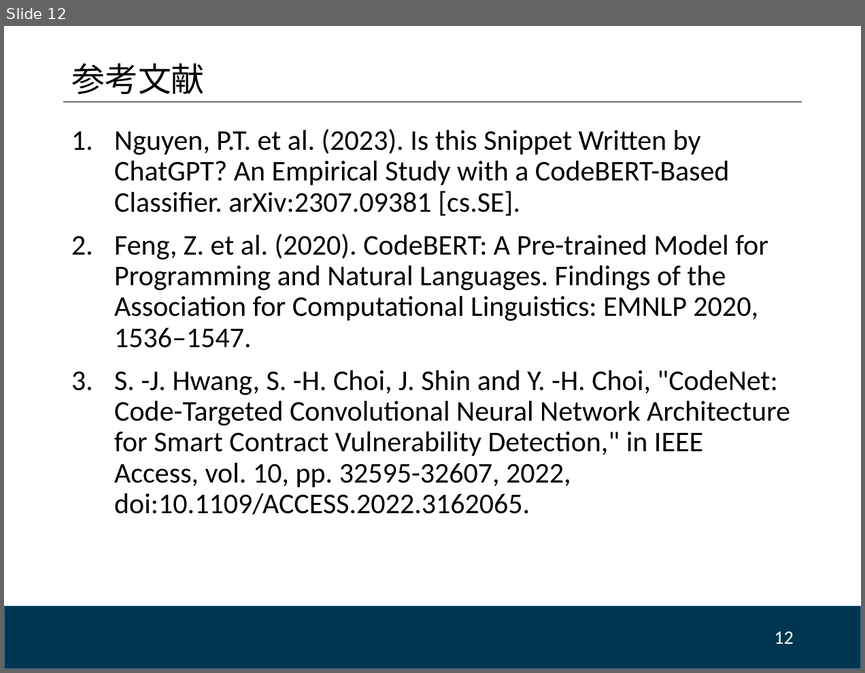
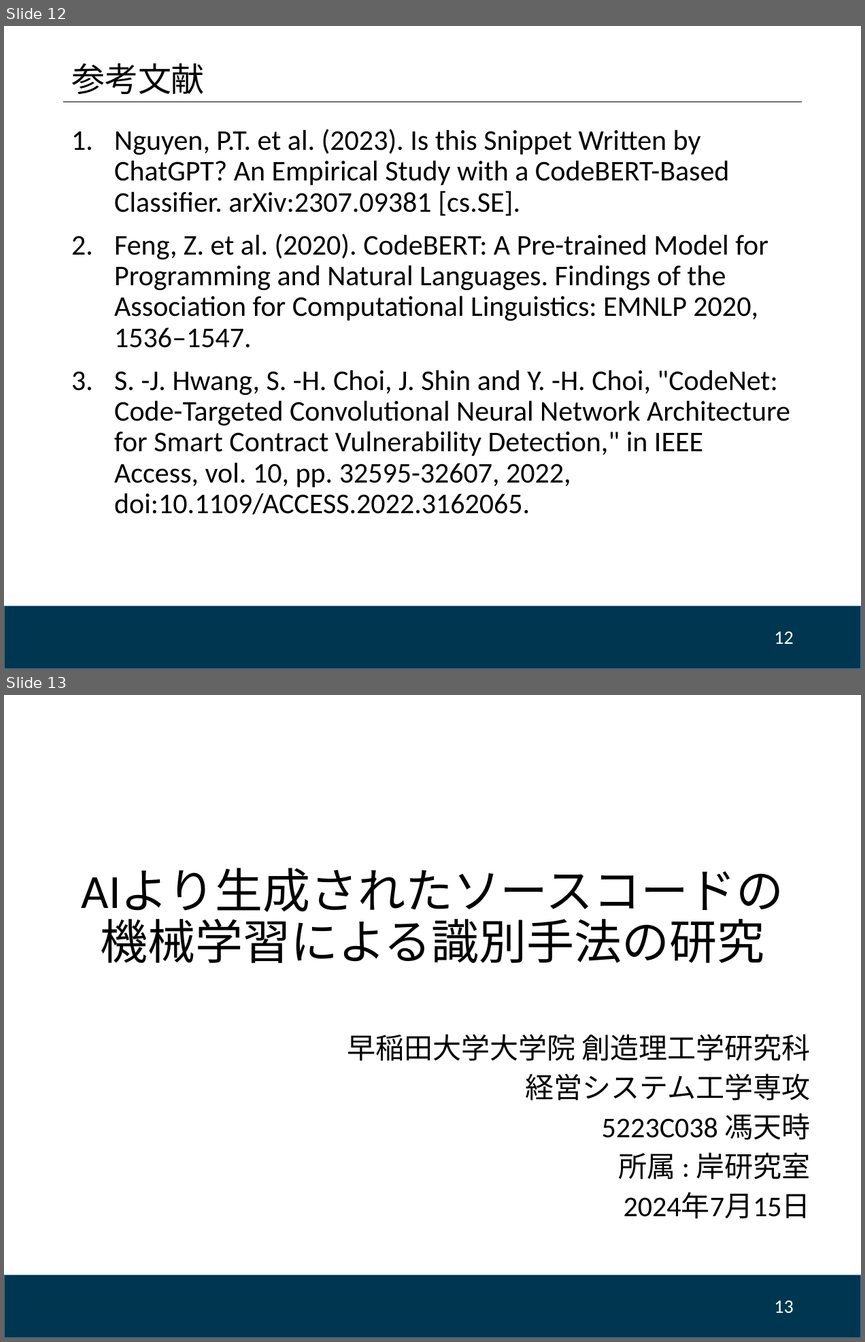
Before and after one commit to FengTianShi/CodeGenChecker, a slide deck: doc/進捗_7-15.pptx. Shown one above the other, each under a label of ours: slide 12 before the commit, slides 12 and 13 after it. The pictures are 865x673 and 865x1342 pixels, drawn with LibreOffice and Linux fonts; fonts in the diff are those of the drawing; background and template pictures are left out. Boxes give left, top, right and bottom in pixels: in the first picture for what was removed or moved away, otherwise in the second. Text is boxed around its words. In the diff, an @@ line names an element or a change of style, - is before the commit and + after.

```diff
--- a/doc/進捗_7-15.pptx
+++ b/doc/進捗_7-15.pptx
@@ slide 13 added at <box>4,695,861,1338</box>, background #FFFFFF; not listed: 1 template element that a slide beside it also shows @@
@@ title added at <box>68,800,797,974</box>, 40 pt, text #000000 @@
+AIより生成されたソースコードの機械学習による識別手法の研究
@@ subtitle added at <box>347,1034,810,1219</box>, 24 pt, text #000000 @@
+早稲田大学大学院 創造理工学研究科
+経営システム工学専攻
+5223C038 馮天時
+所属 : 岸研究室
+2024年7月15日
@@ page number added at <box>774,1300,793,1313</box>, 16 pt, text #FFFFFF @@
+13
```
Also in this commit, not shown: 2 slides changed, 3 other slides added.
